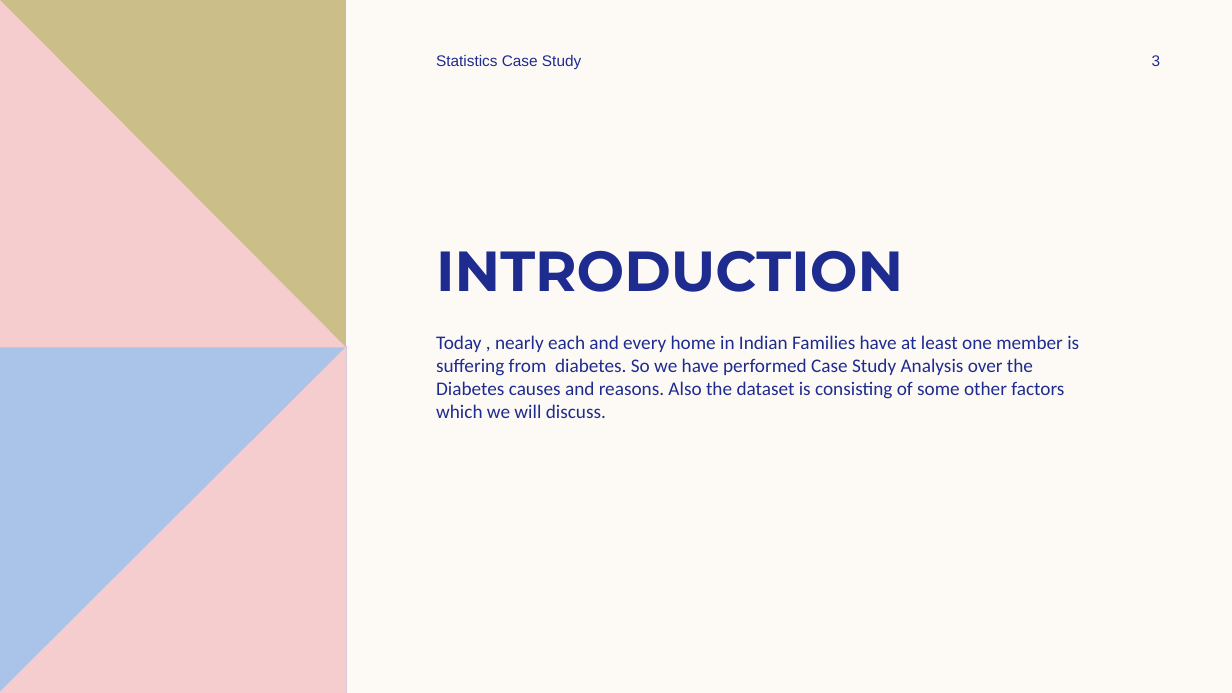
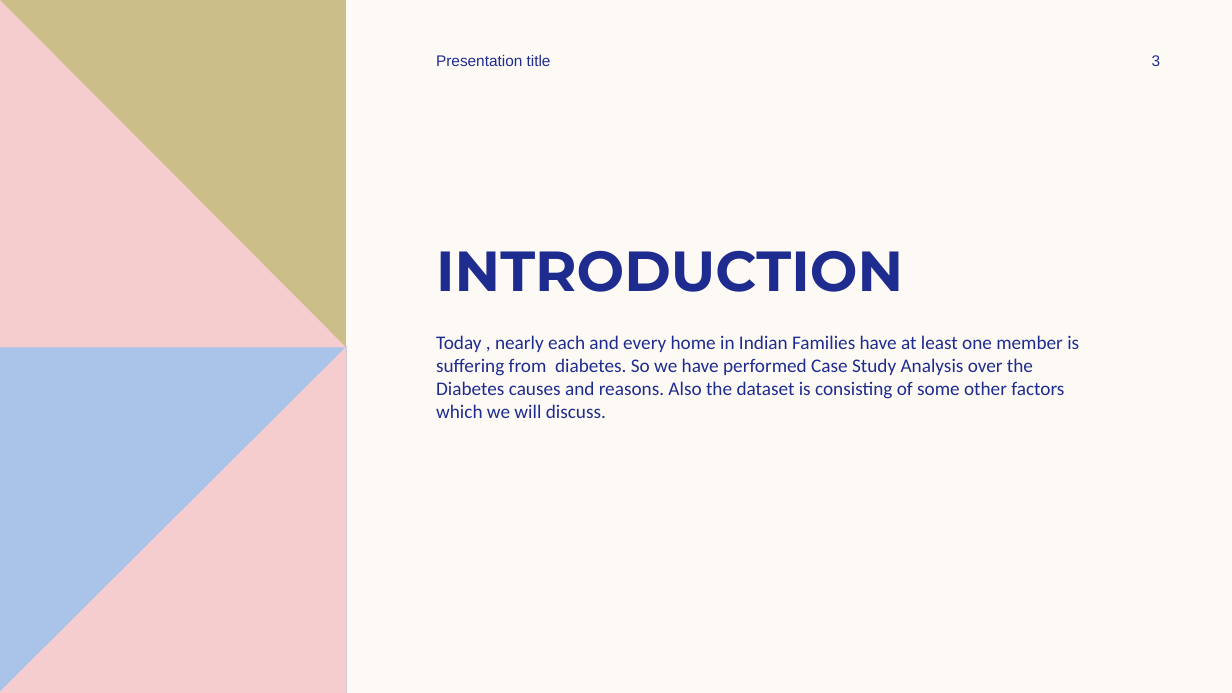
Before and after one commit to PratikKin/Statistics-Case-Study-Group-12, a slide deck: slide 3 of Diabetes/Statistics Case Study.pptx. Drawn at 1232x693 pixels with LibreOffice and Linux fonts; fonts in the diff are those of the drawing. Boxes give left, top, right and bottom in pixels: in the first picture for what was removed or moved away, otherwise in the second. Text is boxed around its words. In the diff, an @@ line names an element or a change of style, - is before the commit and + after.

```diff
--- a/Diabetes/Statistics Case Study.pptx
+++ b/Diabetes/Statistics Case Study.pptx
@@ text at <box>436,55,551,66</box>: text changed @@
-Statistics Case Study
+Presentation title
```
Also in this commit, not shown: 5 other slides changed, 27 slides added, 2 slides removed, 22 other files.
